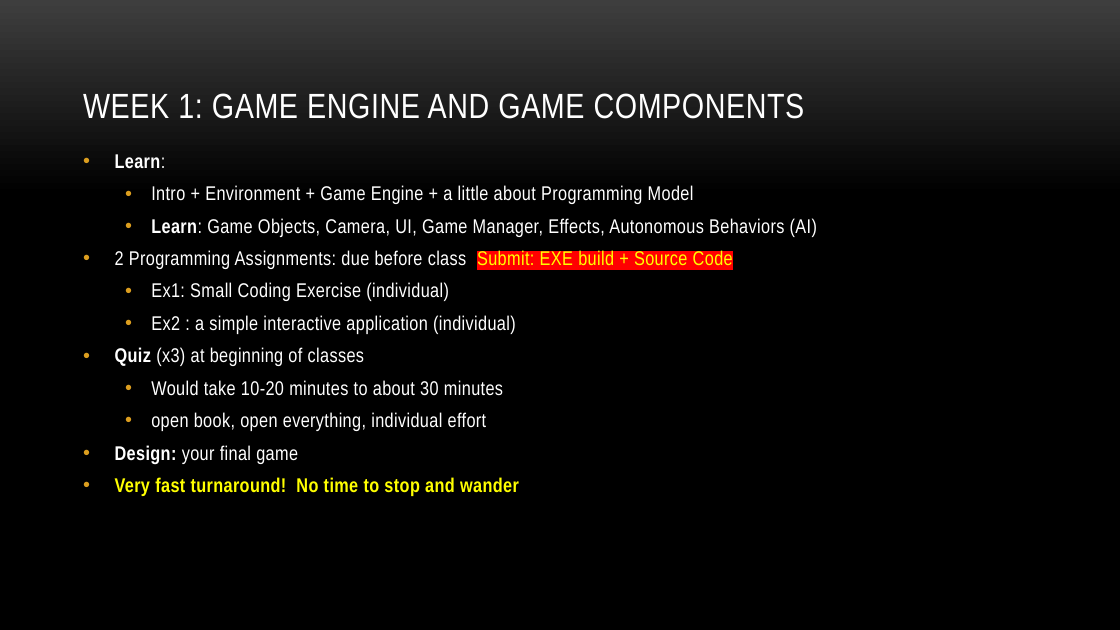
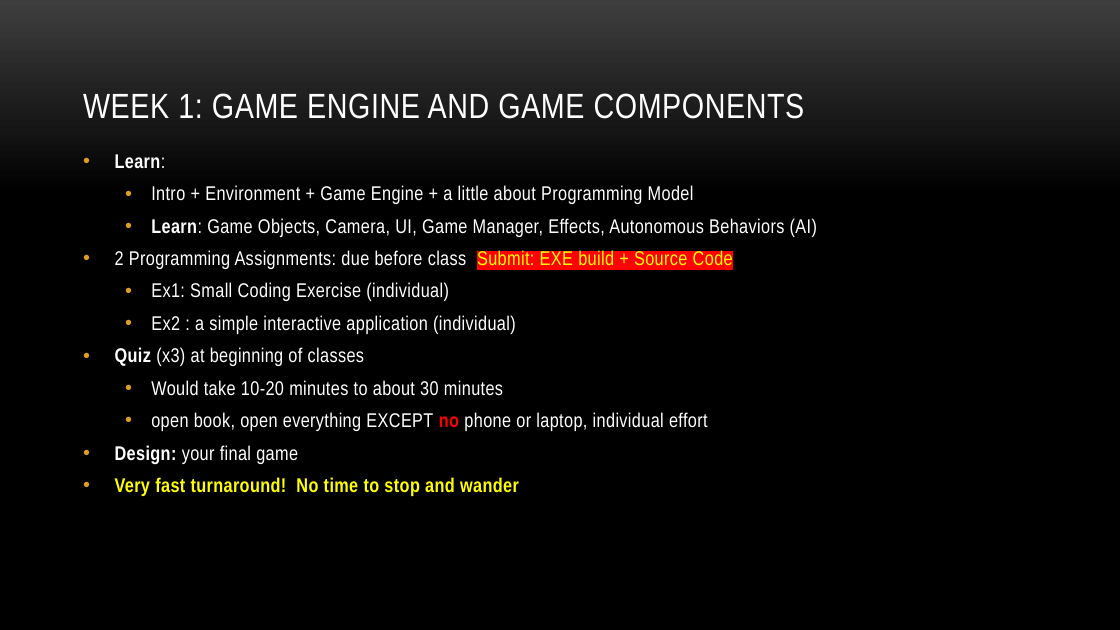
Before and after one commit to myuwbclasses/IntroGameDev-XJTU, a slide deck: slide 12 of PPT/Intro.pptx. Drawn at 1120x630 pixels with LibreOffice and Linux fonts; fonts in the diff are those of the drawing; background and template pictures are left out. Boxes give left, top, right and bottom in pixels: in the first picture for what was removed or moved away, otherwise in the second. Text is boxed around its words. In the diff, an @@ line names an element or a change of style, - is before the commit and + after.

```diff
--- a/PPT/Intro.pptx
+++ b/PPT/Intro.pptx
@@ text at (x1=151, y1=412, x2=708, y2=431): text changed @@
-  • open book, open everything, individual effort
+  • open book, open everything EXCEPT no phone or laptop, individual effort
```
Also in this commit, not shown: 3 other slides changed, 3 other files.
